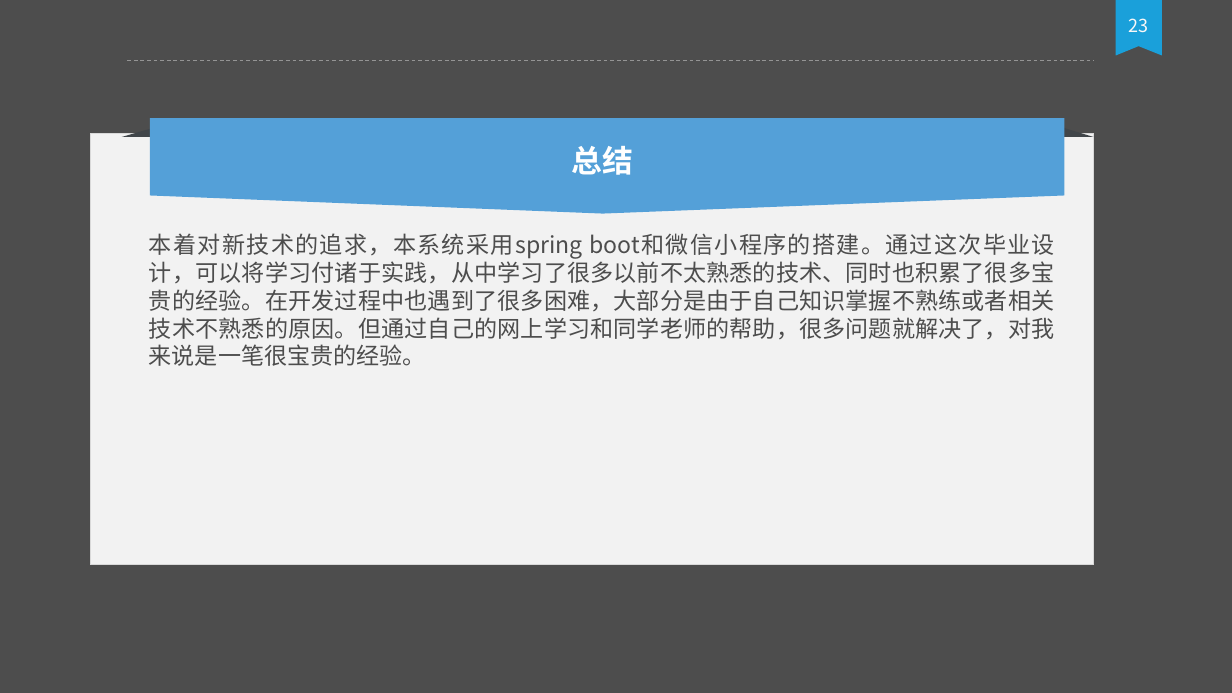
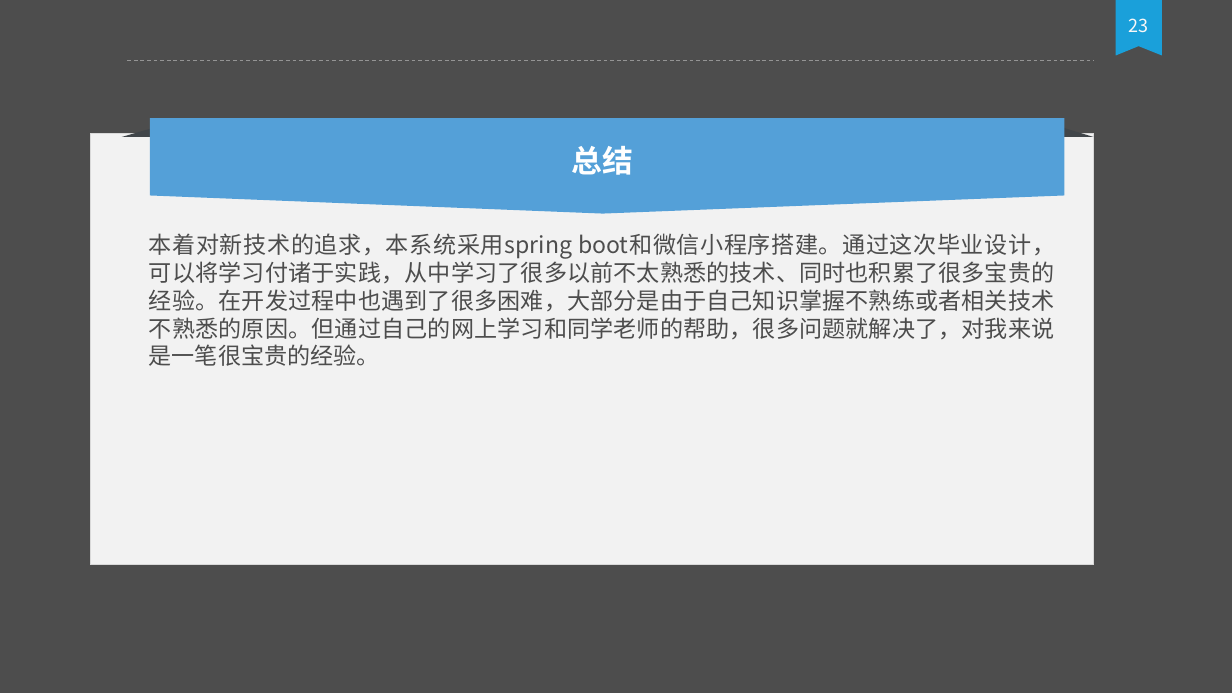
Before and after one commit to maijing1996/service, a slide deck: slide 23 of paper/毕业答辩.pptx. Drawn at 1232x693 pixels with LibreOffice and Linux fonts; fonts in the diff are those of the drawing; background and template pictures are left out. Boxes give left, top, right and bottom in pixels: in the first picture for what was removed or moved away, otherwise in the second. Text is boxed around its words. In the diff, an @@ line names an element or a change of style, - is before the commit and + after.

```diff
--- a/paper/毕业答辩.pptx
+++ b/paper/毕业答辩.pptx
@@ text at (149, 233, 1055, 366): text changed @@
-本着对新技术的追求，本系统采用spring boot和微信小程序的搭建。通过这次毕业设计，可以将学习付诸于实践，从中学习了很多以前不太熟悉的技术、同时也积累了很多宝贵的经验。在开发过程中也遇到了很多困难，大部分是由于自己知识掌握不熟练或者相关技术不熟悉的原因。但通过自己的网上学习和同学老师的帮助，很多问题就解决了，对我来说是一笔很宝贵的经验。
+本着对新技术的追求，本系统采用spring boot和微信小程序搭建。通过这次毕业设计，可以将学习付诸于实践，从中学习了很多以前不太熟悉的技术、同时也积累了很多宝贵的经验。在开发过程中也遇到了很多困难，大部分是由于自己知识掌握不熟练或者相关技术不熟悉的原因。但通过自己的网上学习和同学老师的帮助，很多问题就解决了，对我来说是一笔很宝贵的经验。
```
Also in this commit, not shown: 2 other slides changed, 1 other file.
